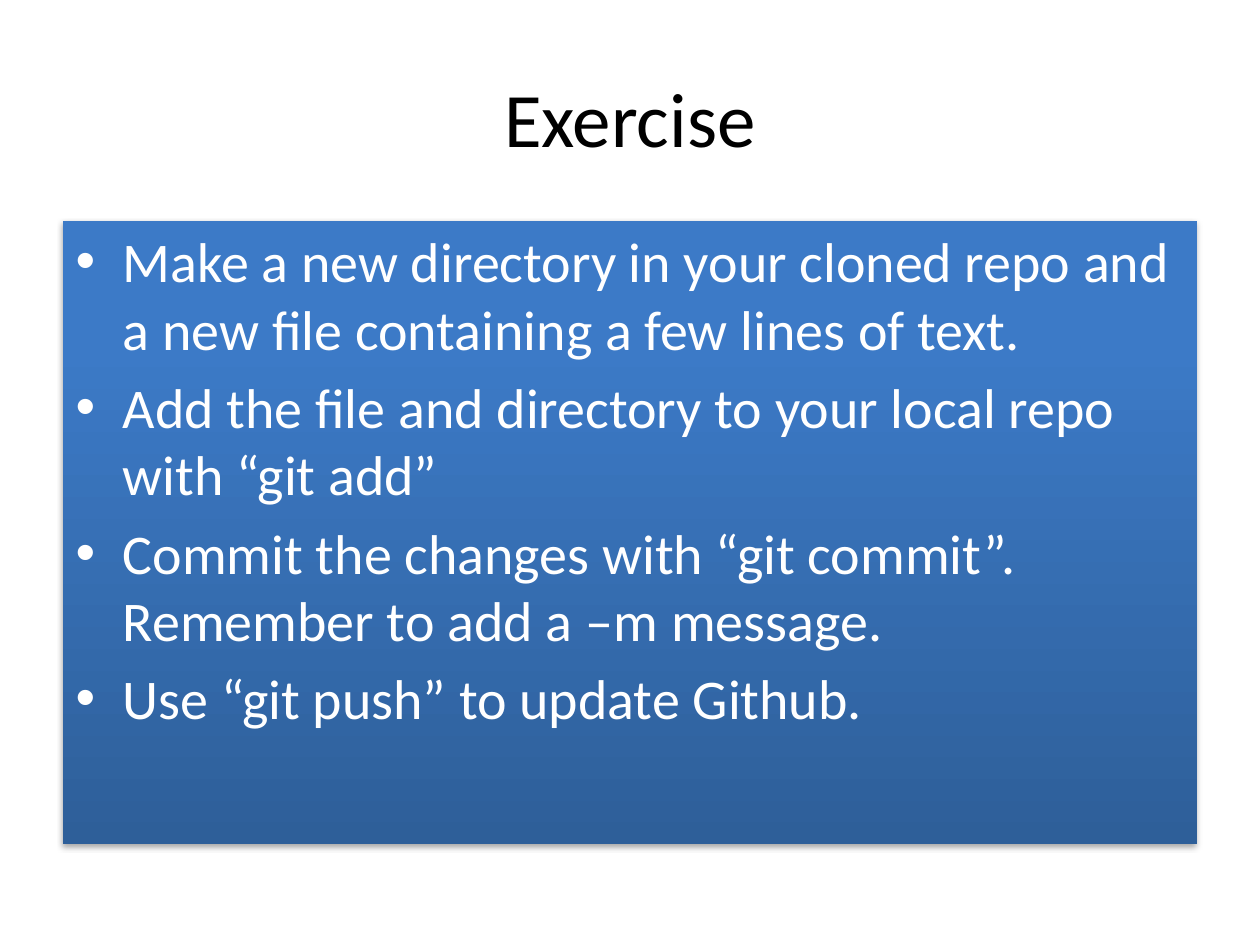
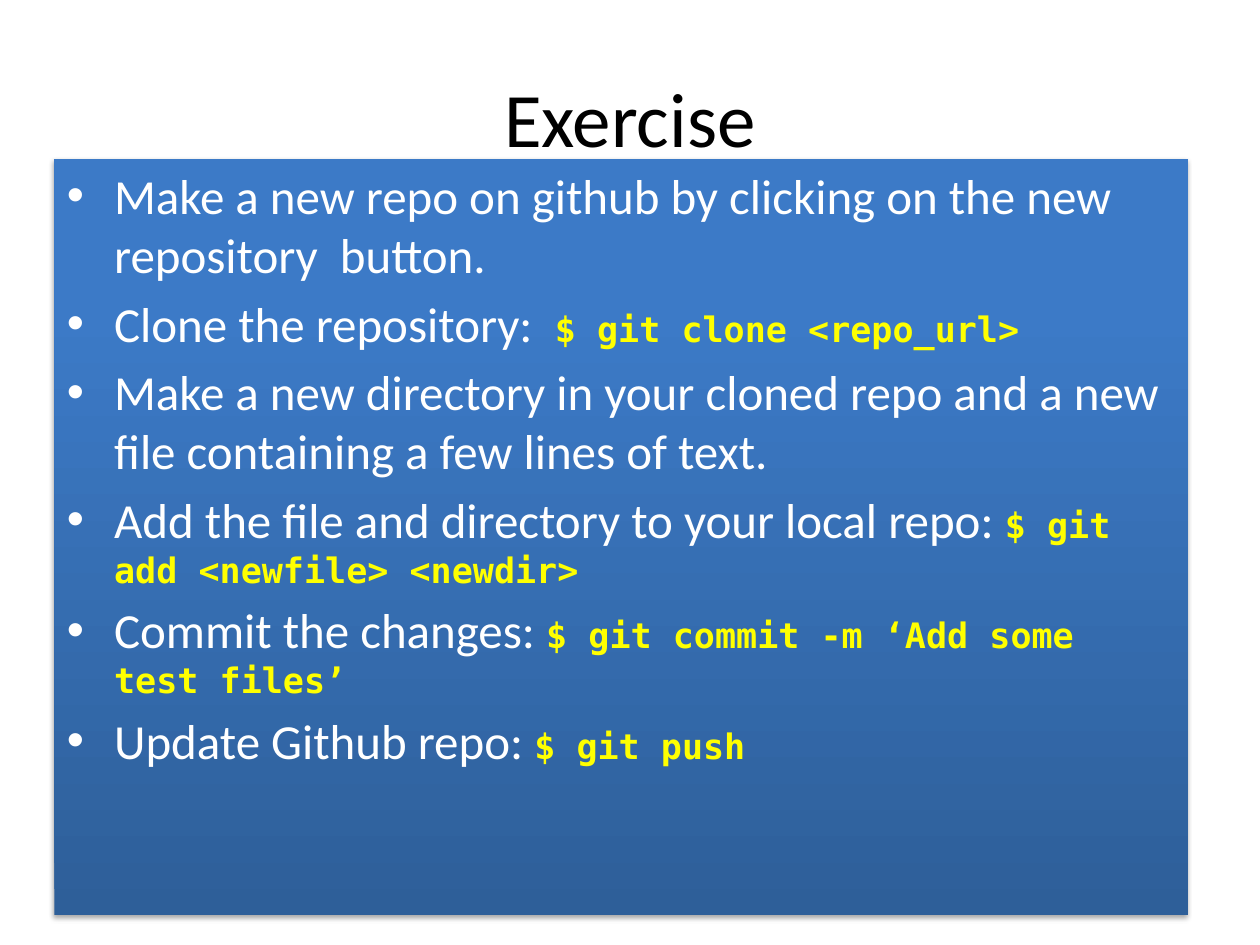
Before and after one commit to ncasuk/ncas-isc, a slide deck: slide 34 of shell/presentations/01_git2.pptx (slide 30 before the commit). Drawn at 1260x945 pixels with LibreOffice and Linux fonts; fonts in the diff are those of the drawing; background and template pictures are left out. Boxes give left, top, right and bottom in pixels: in the first picture for what was removed or moved away, otherwise in the second. Text is boxed around its words. In the diff, an @@ line names an element or a change of style, - is before the commit and + after.

Commit message:
updating git talk to have exercise at the end and to start with a new repo

```diff
--- a/shell/presentations/01_git2.pptx
+++ b/shell/presentations/01_git2.pptx
@@ text "Make a new repo on ...": place and size @@
-text "Make a new repo on ..." at [123,243,1169,729]
+text "Make a new repo on ..." at [114,180,1159,767]
@@ text at [114,180,1111,350]: paragraphs added @@
+• Make a new repo on github by clicking on the new repository button.
+• Clone the repository: $ git clone <repo_url>
@@ text at [114,376,1159,478]: size 32 to 28 pt in "Make a new directory in your cloned ..." @@
@@ text at [114,504,1110,767]: text changed; size 32 to 28 pt @@
-• Add the file and directory to your local repo with “git add”
-• Commit the changes with “git commit”. Remember to add a –m message.
-• Use “git push” to update Github.
+• Add the file and directory to your local repo: $ git add <newfile> <newdir>
+• Commit the changes: $ git commit -m ‘Add some test files’
+• Update Github repo: $ git push
```
Also in this commit, not shown: 1 other slide changed.
